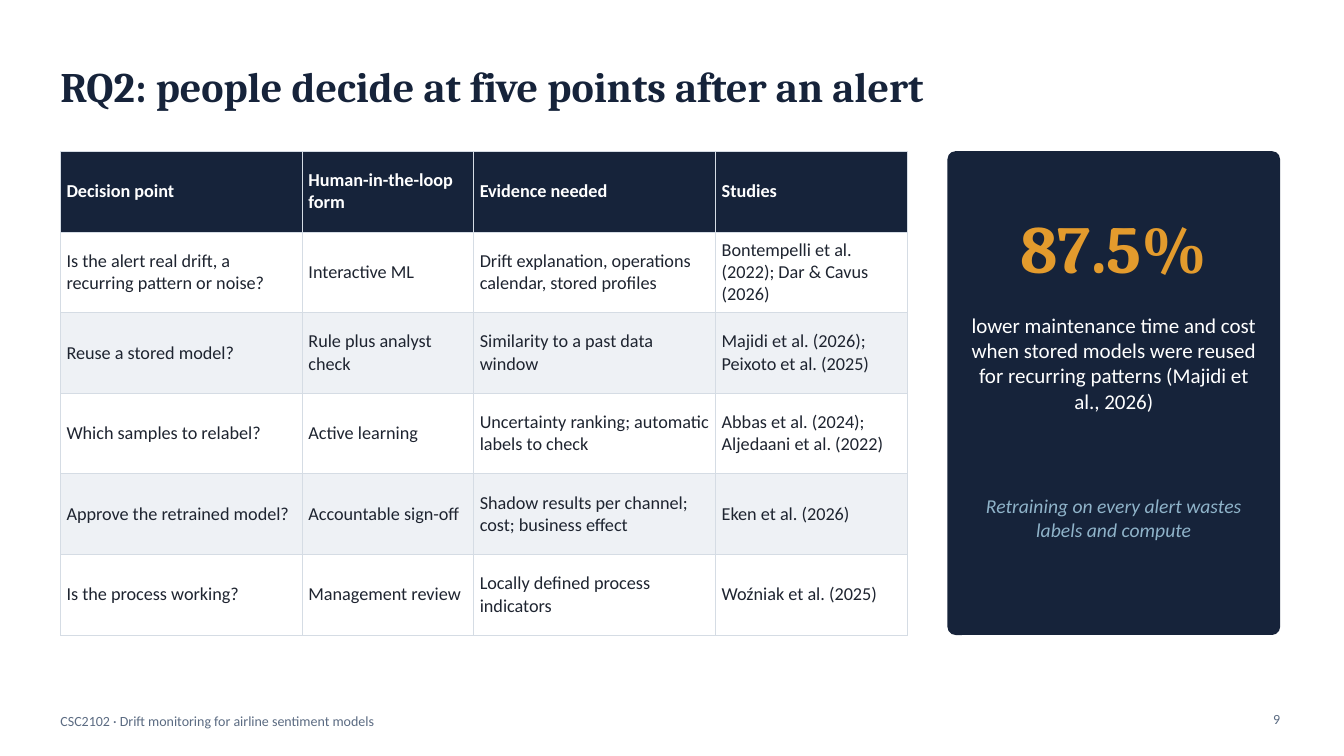
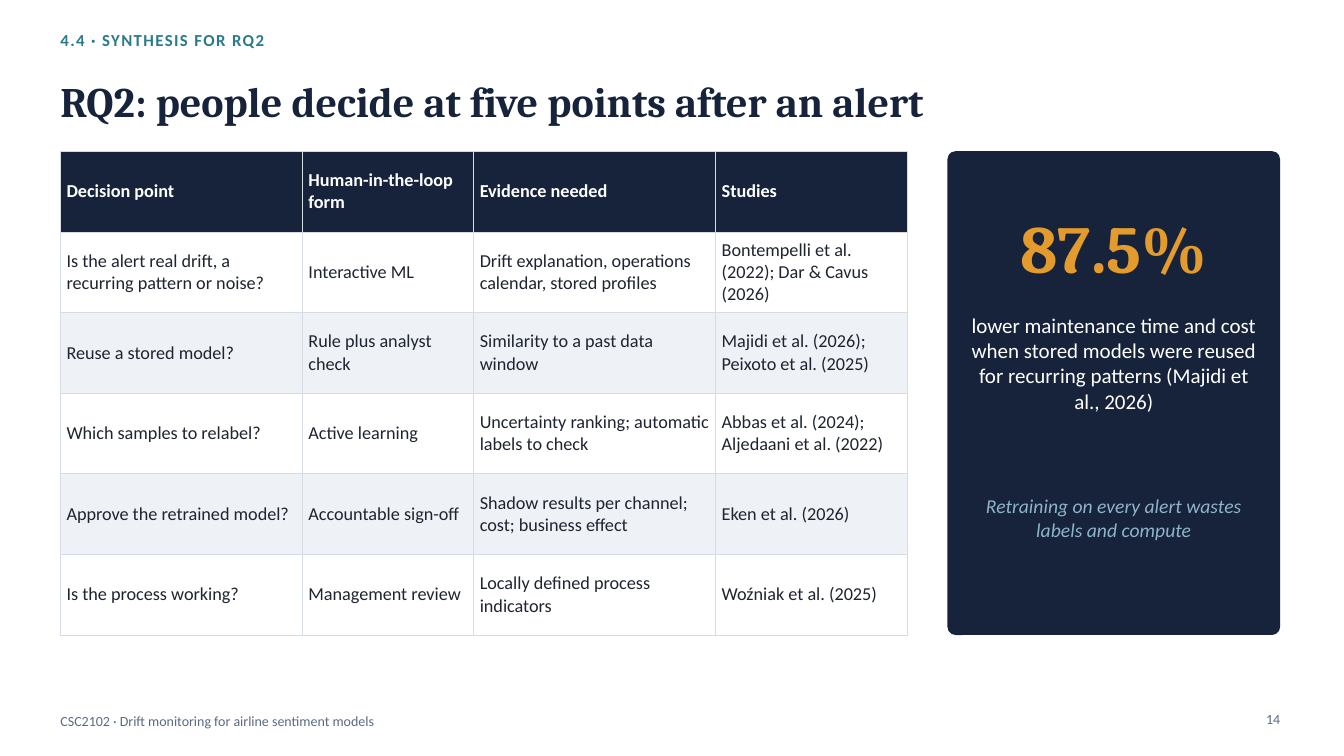
Before and after one commit to asimindxb2004-boop/csc2102-dcdm-slr, a slide deck: slide 14 of 2_Presentation/CSC2102_SLR_Presentation.pptx (slide 9 before the commit). Drawn at 1344x756 pixels with LibreOffice and Linux fonts; fonts in the diff are those of the drawing. Boxes give left, top, right and bottom in pixels: in the first picture for what was removed or moved away, otherwise in the second. Text is boxed around its words. In the diff, an @@ line names an element or a change of style, - is before the commit and + after.

```diff
--- a/2_Presentation/CSC2102_SLR_Presentation.pptx
+++ b/2_Presentation/CSC2102_SLR_Presentation.pptx
@@ text added at [60, 35, 264, 48], 12 pt, text #2B7A8C, bold @@
+4.4 · SYNTHESIS FOR RQ2
@@ title "RQ2: people decide at five ...": place and size @@
-title "RQ2: people decide at five ..." at [60, 72, 923, 111]
+title "RQ2: people decide at five ..." at [60, 87, 923, 126]
@@ page number at [1266, 715, 1280, 724]: text changed @@
-9
+14
```
Also in this commit, not shown: 13 other slides changed, 6 slides added.
